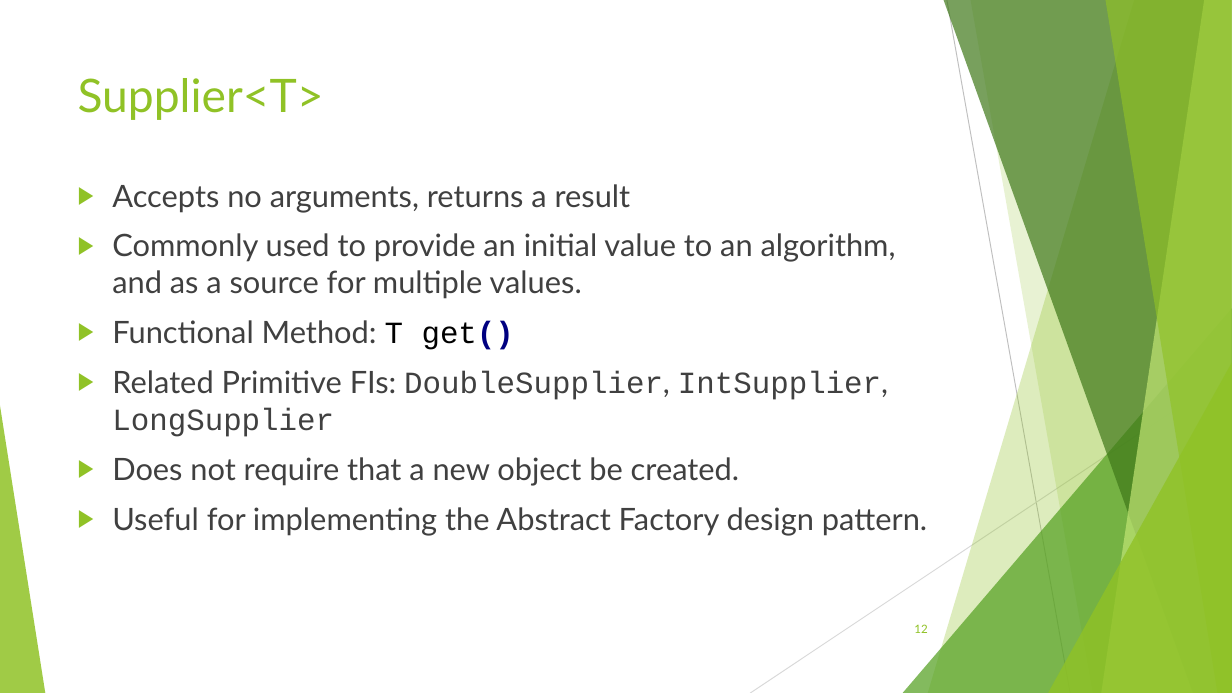
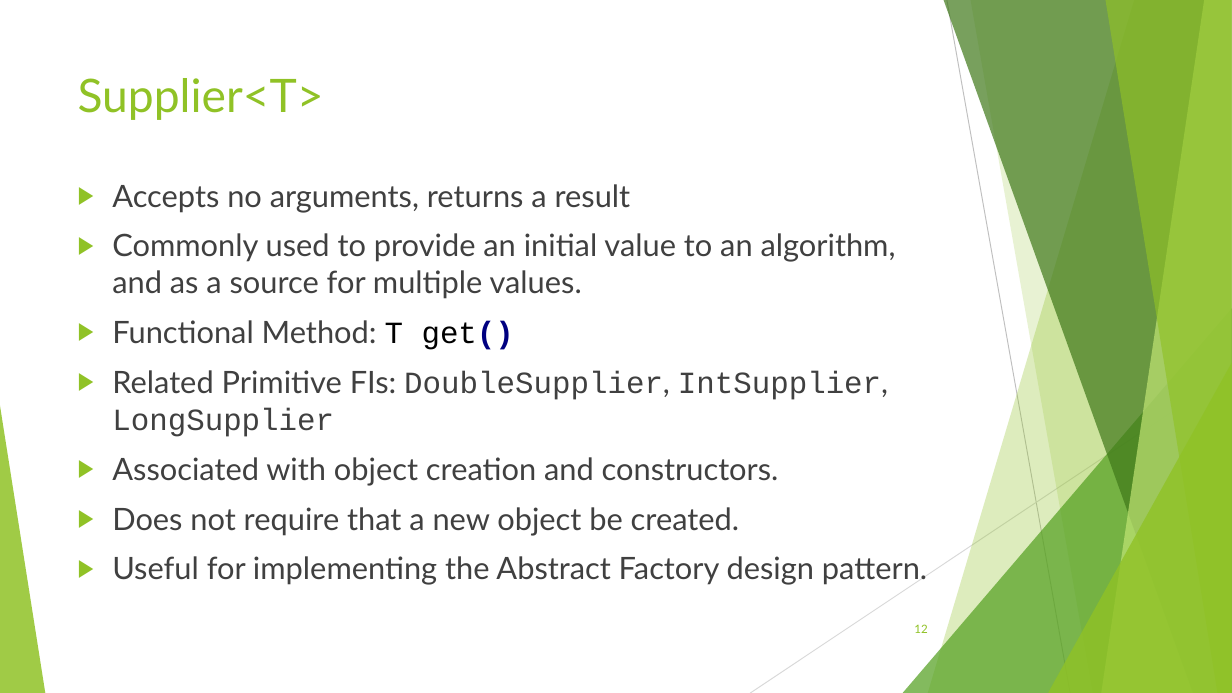
Before and after one commit to RichardRoda/2017-CodePaLOUsa-Lambda, a slide deck: slide 12 of Learning to Love the Lambda in the Stream.pptx. Drawn at 1232x693 pixels with LibreOffice and Linux fonts; fonts in the diff are those of the drawing. Boxes give left, top, right and bottom in pixels: in the first picture for what was removed or moved away, otherwise in the second. Text is boxed around its words. In the diff, an @@ line names an element or a change of style, - is before the commit and + after.

```diff
--- a/Learning to Love the Lambda in the Stream.pptx
+++ b/Learning to Love the Lambda in the Stream.pptx
@@ text at (112, 457, 779, 486): paragraph added @@
+▶ Associated with object creation and constructors.
```
Also in this commit, not shown: 14 other slides changed, 1 other file.
